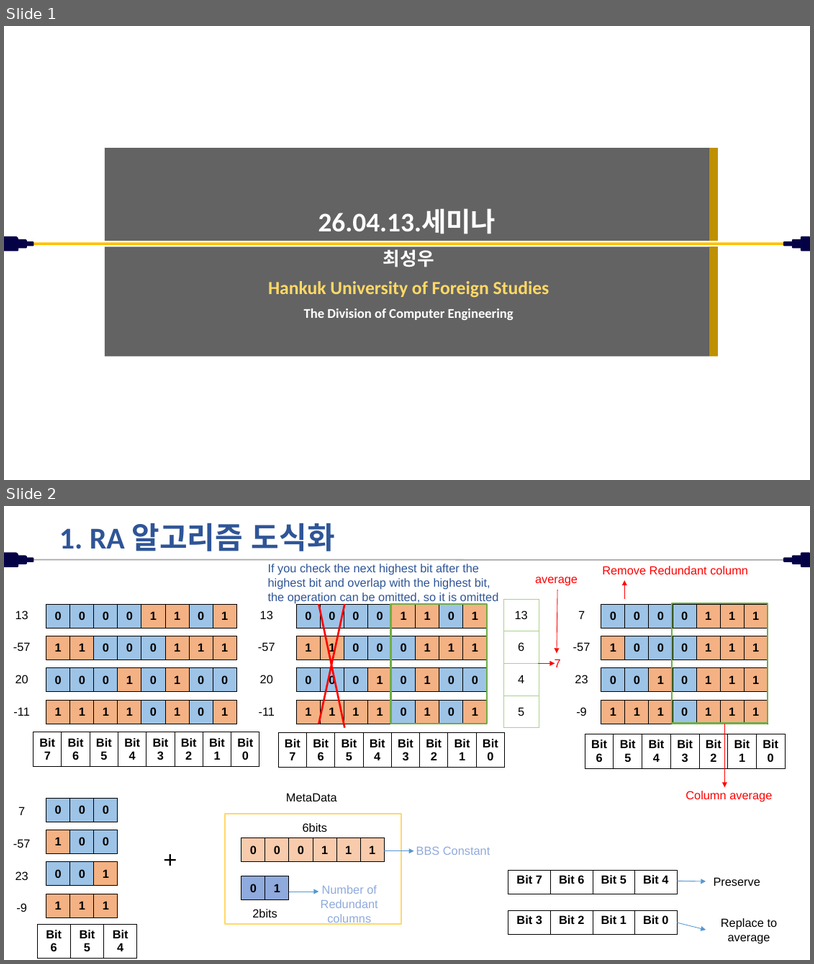
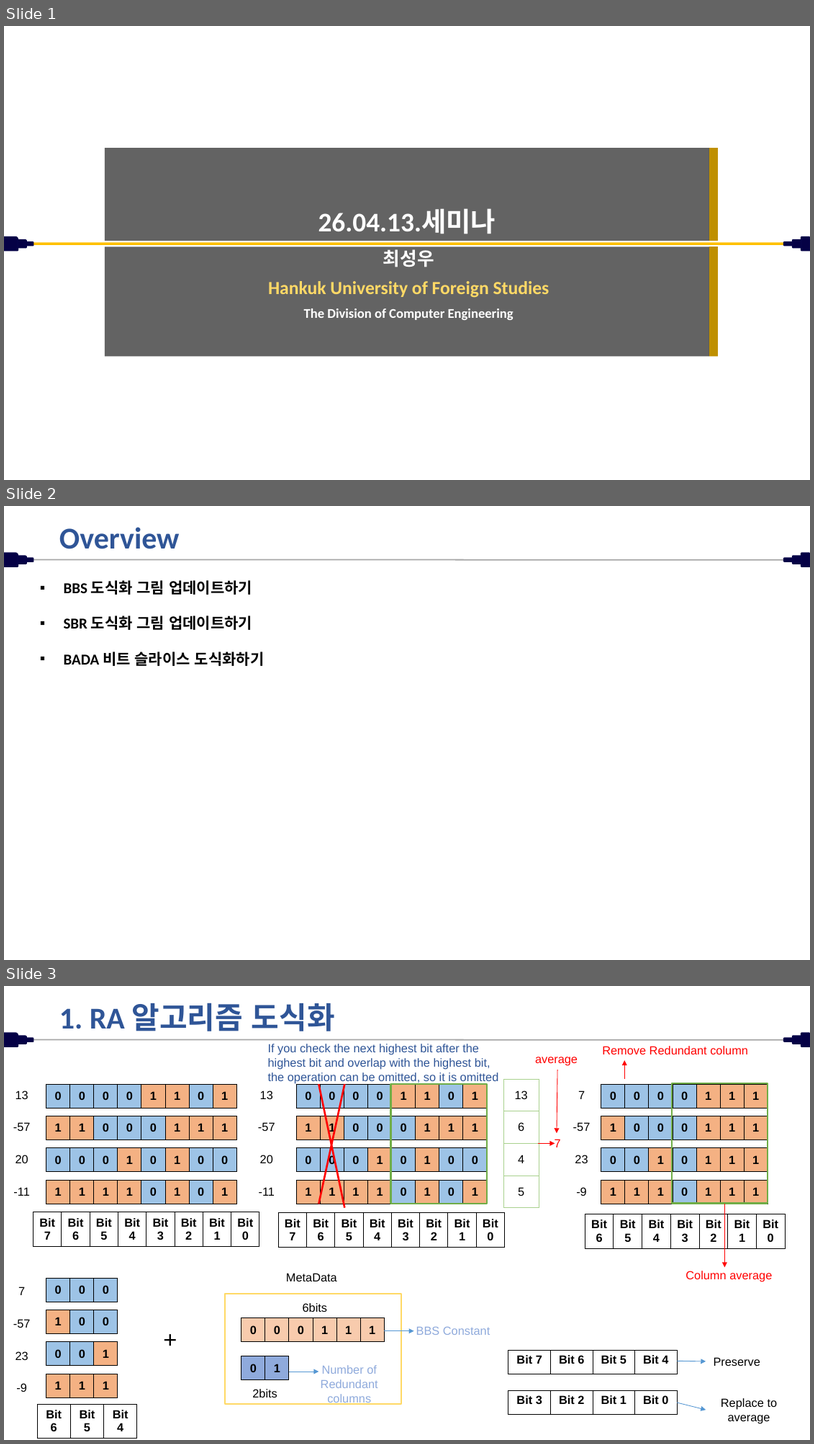
Before and after one commit to chltjddn43/chltjddn43.github.io, a slide deck: assets/files/26.04.13.세미나.pptx. Shown one above the other, each under a label of ours: slides 1 and 2 before the commit, slides 1, 2 and 3 after it. The pictures are 814x964 and 814x1444 pixels, drawn with LibreOffice and Linux fonts; fonts in the diff are those of the drawing; background and template pictures are left out. Boxes give left, top, right and bottom in pixels: in the first picture for what was removed or moved away, otherwise in the second. Text is boxed around its words. In the diff, an @@ line names an element or a change of style, - is before the commit and + after.

```diff
--- a/assets/files/26.04.13.세미나.pptx
+++ b/assets/files/26.04.13.세미나.pptx
@@ slide 2 added at (4,506,810,960), background #FFFFFF; not listed: 7 template elements that a slide beside it also shows @@
@@ title added at (59,527,180,549), 36 pt, text #2F5597, bold @@
+Overview
@@ text added at (64,580,265,666), 18 pt, text #000000, bold @@
+▪ BBS 도식화 그림 업데이트하기
+▪ SBR 도식화 그림 업데이트하기
+▪ BADA 비트 슬라이스 도식화하기
@@ what was slide 2 is now slide 3 @@
```
Also in this commit, not shown: 6 other files.
